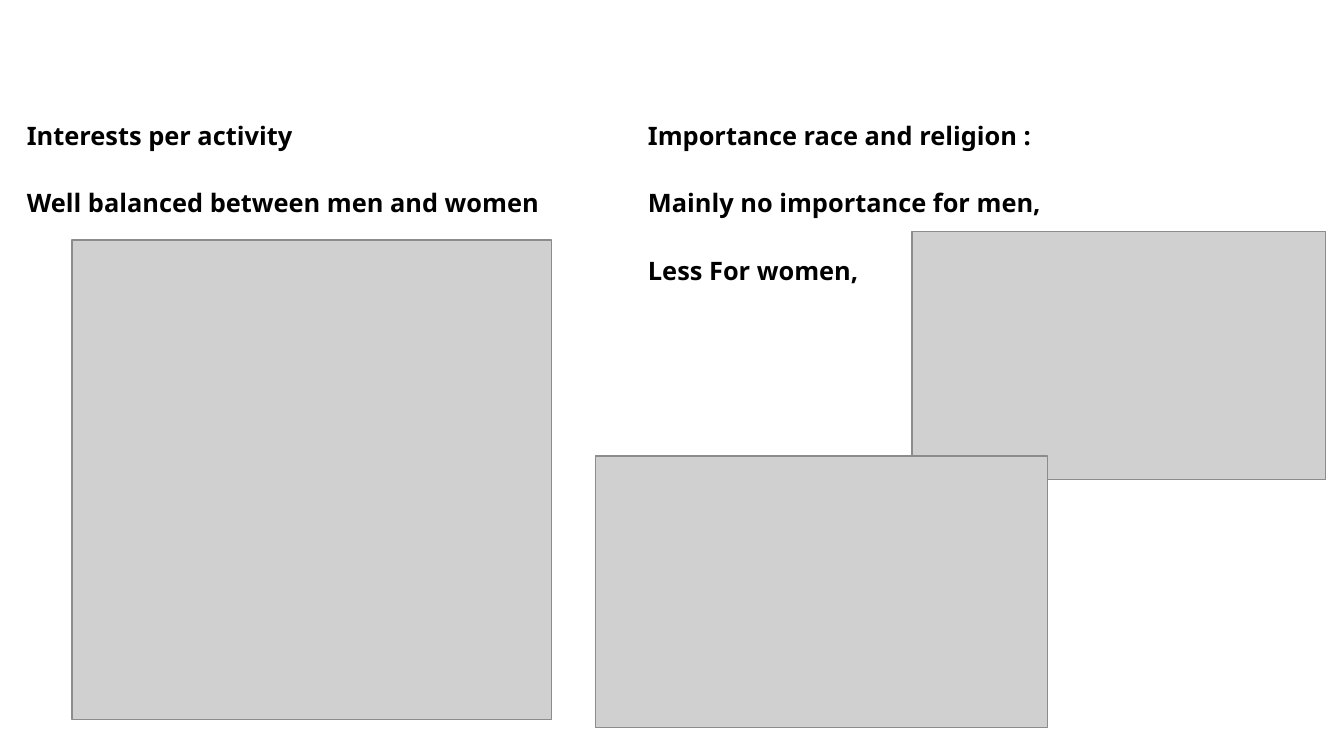
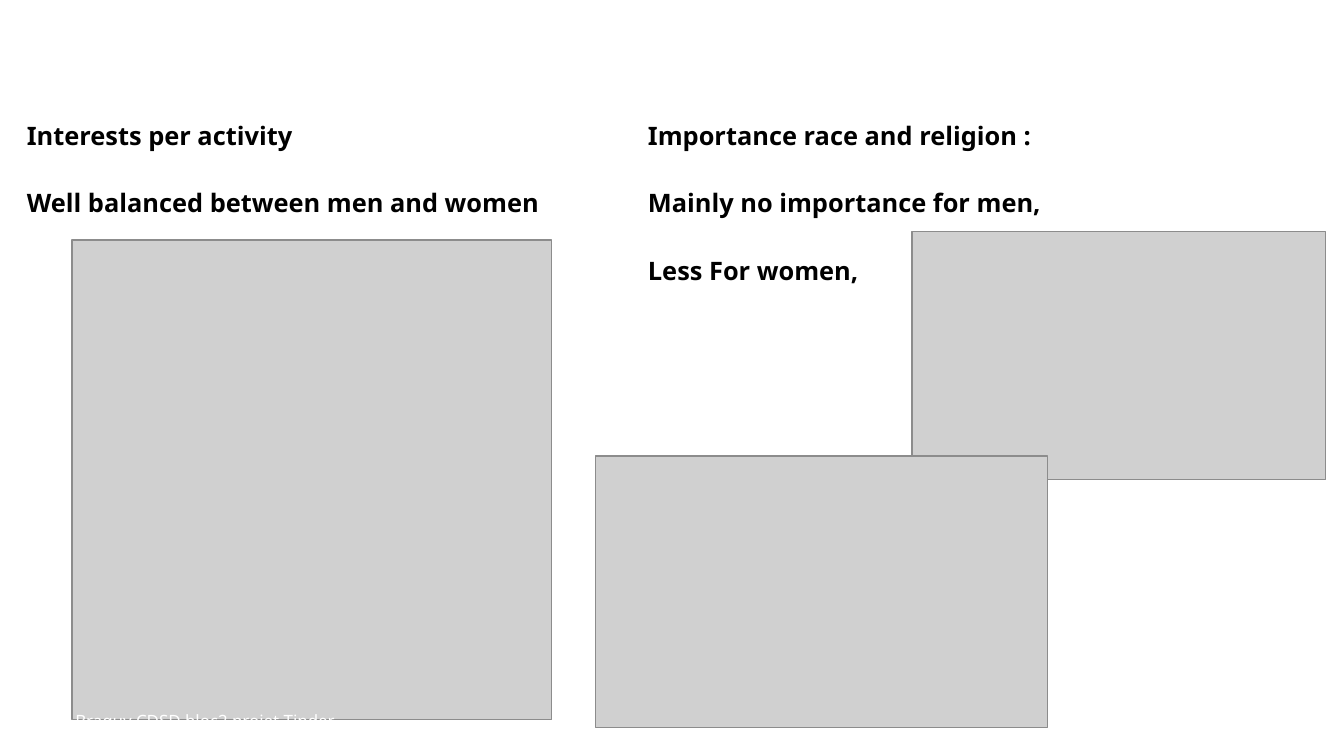
Before and after one commit to cyrilbraguy/Bl2_Tinder, a slide deck: slide 7 of doc/Braguy_CDSD_bl2_tinder.odp. Drawn at 1344x756 pixels with LibreOffice and Linux fonts; fonts in the diff are those of the drawing; grey boxes stand for pictures; background and template pictures are left out. Boxes give left, top, right and bottom in pixels: in the first picture for what was removed or moved away, otherwise in the second. Text is boxed around its words. In the diff, an @@ line names an element or a change of style, - is before the commit and + after.

```diff
--- a/doc/Braguy_CDSD_bl2_tinder.odp
+++ b/doc/Braguy_CDSD_bl2_tinder.odp
@@ text added at box(36, 709, 335, 732), 10 pt, text #FFFFFF @@
+Cyril Braguy CDSD bloc2 projet Tinder
```
Also in this commit, not shown: 14 other slides changed, 1 slide added, 3 other files.
